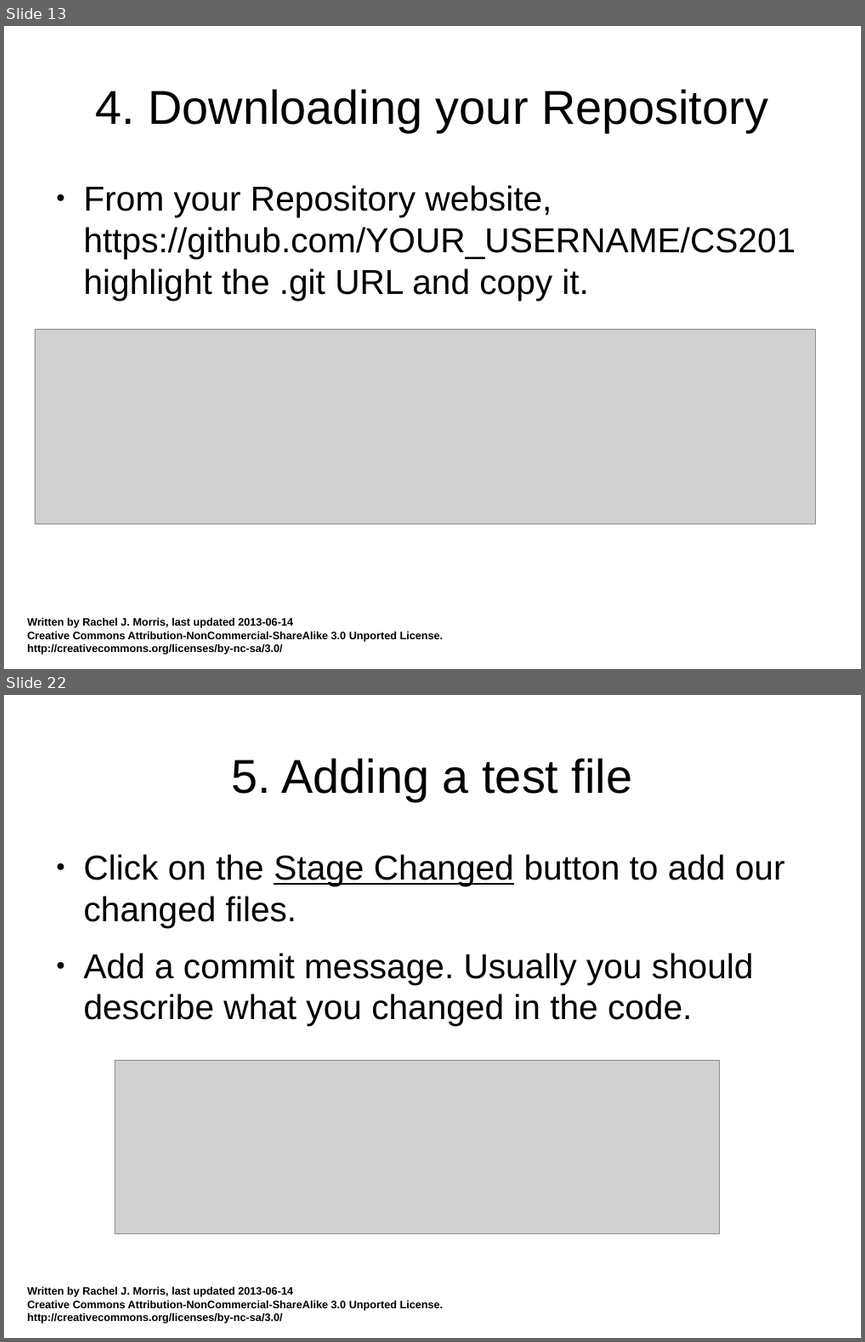
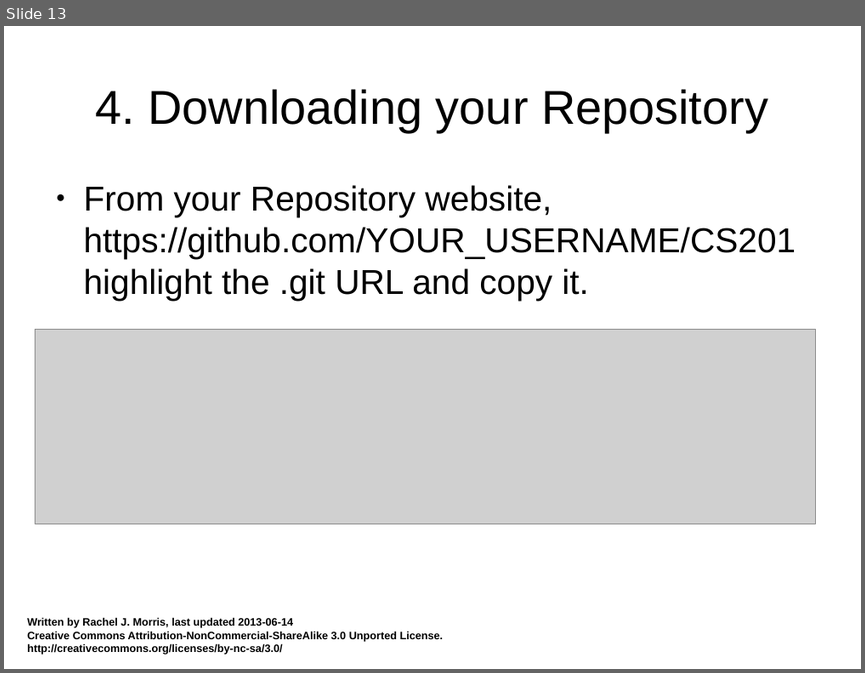
Before and after one commit to mactwist555/CPP-Course, a slide deck: Extra/How to use Git - GitBash.odp. Shown one above the other, each under a label of ours: slides 13 and 22 before the commit, slide 13 after it; the slides between them are not shown. The pictures are 865x1342 and 865x673 pixels, drawn with LibreOffice and Linux fonts; fonts in the diff are those of the drawing; grey boxes stand for pictures. Boxes give left, top, right and bottom in pixels: in the first picture for what was removed or moved away, otherwise in the second. Text is boxed around its words. In the diff, an @@ line names an element or a change of style, - is before the commit and + after.

```diff
--- a/Extra/How to use Git - GitBash.odp
+++ b/Extra/How to use Git - GitBash.odp
@@ slide 22 removed at bbox=[4, 695, 861, 1338], background #FFFFFF; not listed: 1 template element that a slide beside it also shows @@
@@ title removed at bbox=[232, 758, 632, 801] @@
-5. Adding a test file
@@ text removed at bbox=[84, 854, 785, 1026] @@
-● Click on the Stage Changed button to add our changed files.
-● Add a commit message. Usually you should describe what you changed in the code.
@@ picture removed at bbox=[115, 1061, 720, 1234] @@
```
Also in this commit, not shown: 9 slides changed, 6 slides added, 5 other slides removed.
